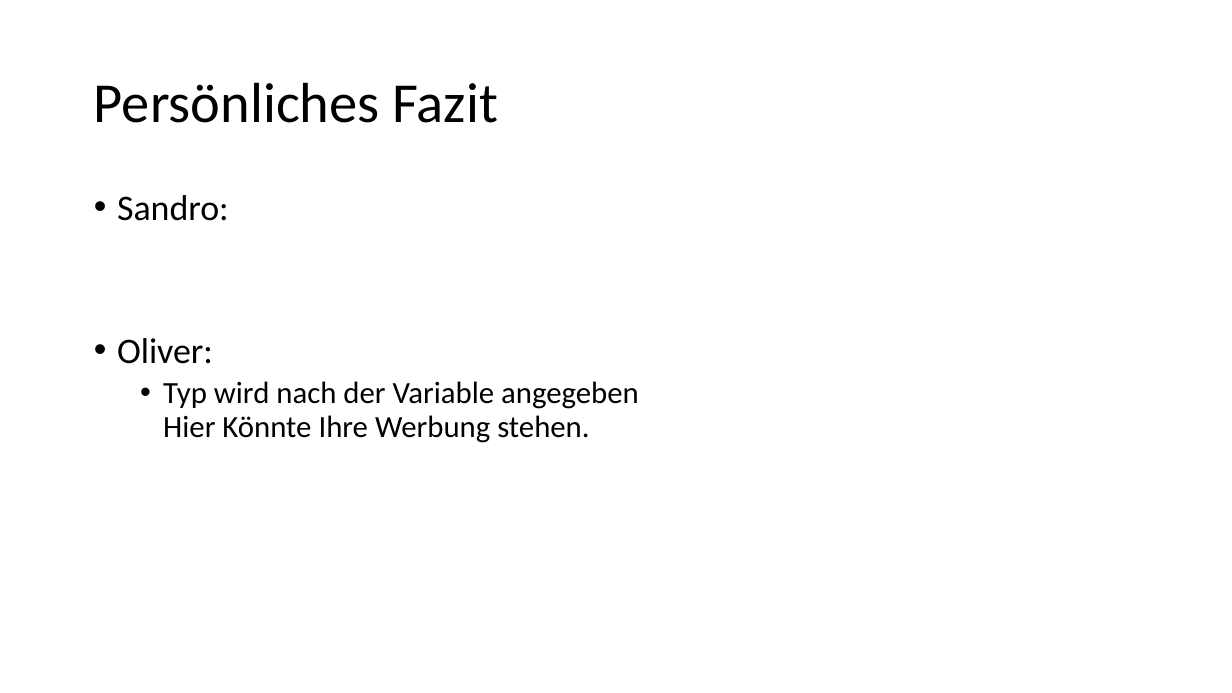
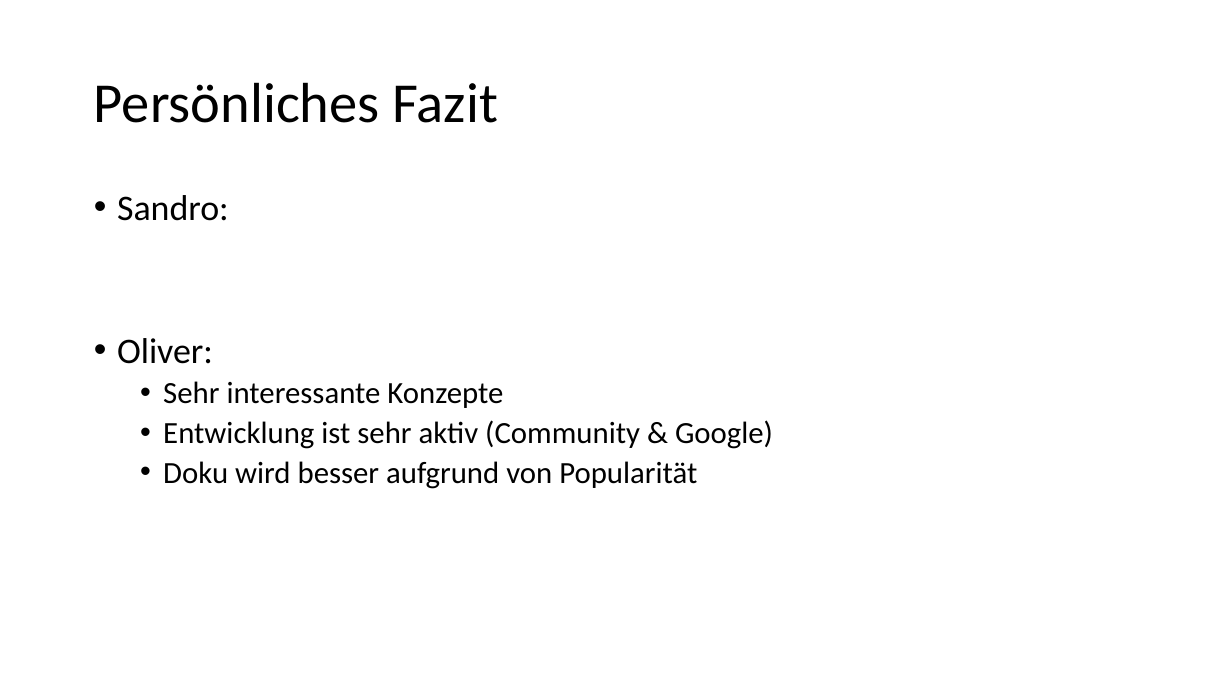
Before and after one commit to WicSan/pcp_go, a slide deck: slide 5 of Go_2018.pptx. Drawn at 1232x693 pixels with LibreOffice and Linux fonts; fonts in the diff are those of the drawing. Boxes give left, top, right and bottom in pixels: in the first picture for what was removed or moved away, otherwise in the second. Text is boxed around its words. In the diff, an @@ line names an element or a change of style, - is before the commit and + after.

Commit message:
added fazit

```diff
--- a/Go_2018.pptx
+++ b/Go_2018.pptx
@@ text at (163, 381, 773, 489): text changed @@
-  • Typ wird nach der Variable angegeben
-    Hier Könnte Ihre Werbung stehen.
+  • Sehr interessante Konzepte
+  • Entwicklung ist sehr aktiv (Community & Google)
+  • Doku wird besser aufgrund von Popularität
```
Also in this commit, not shown: 1 other slide changed.
